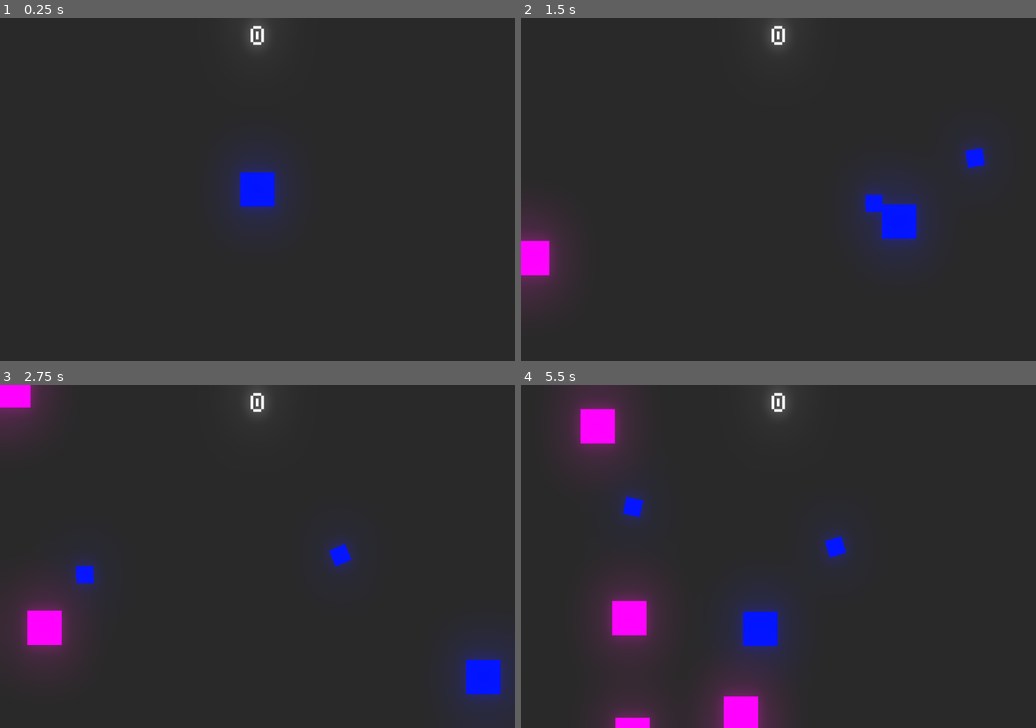
Above: before the commit, frames 1-4 (two rows, left to right).
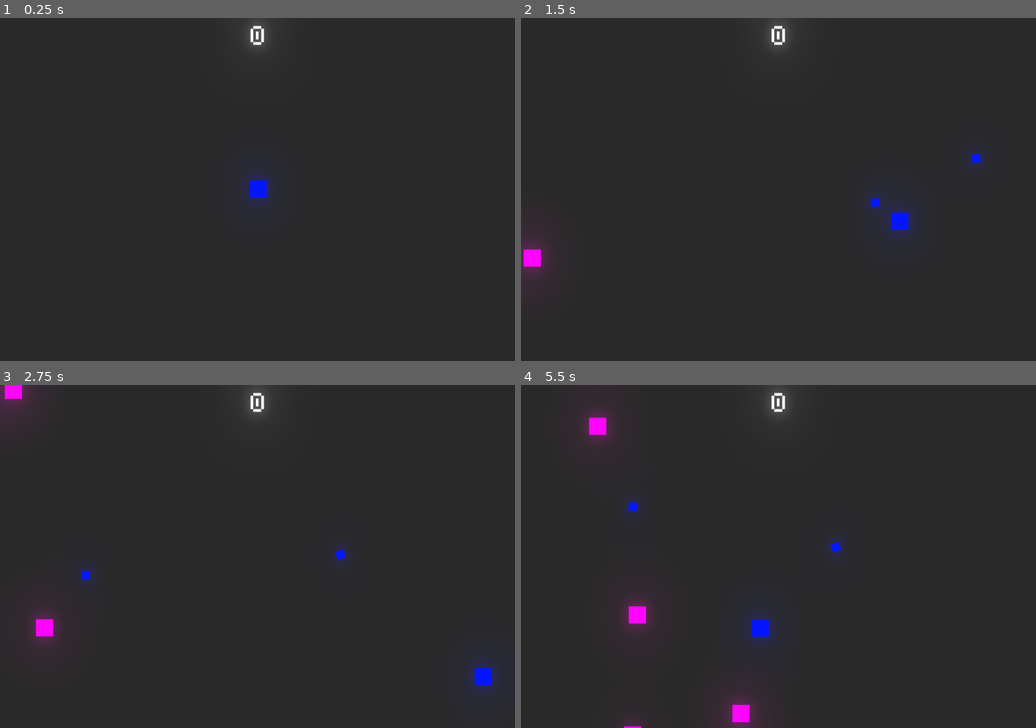
Above: after the commit, the same moments.

Repository: xinyer/game-WaveShoot
Game: Godot game, scene res://Arena.tscn
Same seed, same stepped clock (60 frames per second), same inputs: the game is played once before the commit and once after it.
Inputs (mouse positions are in pixels of both pictures, inside the frame that each line leads up to):
- Up to frame 1 (0.25 s): no input
- Up to frame 2 (1.5 s): tap Enter at 0.5 s; move the mouse to (891, 172) at 0.52 s; hold Right (ui_right) 0.53-1.28 s; click (891, 172) at 0.6 s; move the mouse to (675, 206) at 1.27 s; hold Down (ui_down) from 1.28 s (still down); click (675, 206) at 1.35 s
- Up to frame 3 (2.75 s): move the mouse to (309, 481) at 2.02 s; release Down (ui_down) at 2.03 s; hold Right (ui_right) from 2.03 s (still down); click (309, 481) at 2.1 s
- Up to frame 4 (5.5 s): move the mouse to (752, 625) at 2.77 s; release Right (ui_right) at 2.78 s; hold Up (ui_up) 2.78-3.53 s; click (752, 625) at 2.85 s; move the mouse to (933, 607) at 3.52 s; hold Left (ui_left) 3.53-5.03 s; click (933, 607) at 3.6 s; move the mouse to (624, 505) at 4.27 s; click (624, 505) at 4.35 s; move the mouse to (804, 556) at 5.02 s; hold Down (ui_down) from 5.03 s (still down); click (804, 556) at 5.1 s

The runs differ from the first frame. In frame 1, 1.0% of the frame differs, in the area x 45-55%, y 42-58%; in frame 2, 2.3%; in frame 3, 3.0%; in frame 4, 4.8%, in the area x 10-64%, y 4-100%.

Commit message:
screen shake if enemy die

Diff:
--- a/Arena.gd
+++ b/Arena.gd
@@ -7,6 +7,7 @@
 
 func _ready():
 	Global.node_creation_parent = self
+	Global.score = 0
 	window_size = get_viewport_rect().size
 	pass
 
--- a/Arena.tscn
+++ b/Arena.tscn
@@ -1,9 +1,10 @@
-[gd_scene load_steps=7 format=2]
+[gd_scene load_steps=8 format=2]
 
 [ext_resource path="res://Player.tscn" type="PackedScene" id=1]
 [ext_resource path="res://Arena.gd" type="Script" id=2]
 [ext_resource path="res://assets/dogicapixel.ttf" type="DynamicFontData" id=3]
 [ext_resource path="res://ScoreLabel.gd" type="Script" id=4]
+[ext_resource path="res://Camera2D.gd" type="Script" id=5]
 
 [sub_resource type="Environment" id=1]
 background_mode = 4
@@ -21,6 +22,7 @@
 script = ExtResource( 2 )
 
 [node name="Player" parent="." instance=ExtResource( 1 )]
+position = Vector2( 481.498, 318.502 )
 
 [node name="WorldEnvironment" type="WorldEnvironment" parent="."]
 environment = SubResource( 1 )
@@ -28,7 +30,10 @@
 [node name="EnemySpawnTimer" type="Timer" parent="."]
 autostart = true
 
-[node name="ScoreLabel" type="Label" parent="."]
+[node name="UI" type="Node2D" parent="."]
+z_index = 5
+
+[node name="ScoreLabel" type="Label" parent="UI"]
 margin_right = 960.0
 margin_bottom = 60.0
 custom_fonts/font = SubResource( 2 )
@@ -39,4 +44,14 @@
 __meta__ = {
 "_edit_use_anchors_": false
 }
+
+[node name="Camera2D" type="Camera2D" parent="."]
+anchor_mode = 0
+current = true
+editor_draw_limits = true
+script = ExtResource( 5 )
+
+[node name="ScreenShakeTimer" type="Timer" parent="Camera2D"]
+one_shot = true
 [connection signal="timeout" from="EnemySpawnTimer" to="." method="_on_EnemySpawnTimer_timeout"]
+[connection signal="timeout" from="Camera2D/ScreenShakeTimer" to="Camera2D" method="_on_ScreenShakeTimer_timeout"]
--- a/Bullet.tscn
+++ b/Bullet.tscn
@@ -8,7 +8,7 @@
 
 [node name="Bullet" type="Sprite"]
 modulate = Color( 0, 0.0627451, 1, 1 )
-scale = Vector2( 0.5, 0.5 )
+scale = Vector2( 0.25, 0.25 )
 texture = ExtResource( 1 )
 script = ExtResource( 2 )
 
--- /dev/null
+++ b/Camera2D.gd
@@ -0,0 +1,30 @@
+extends Camera2D
+
+var screen_shake_start = false
+var shake_indensity = 0
+
+func _ready():
+	Global.camera = self
+
+
+func _exit_tree():
+	Global.camera = null
+
+
+func _process(delta):
+	zoom = lerp(zoom, Vector2(1, 1), 0.3)
+	if screen_shake_start:
+		global_position += Vector2(rand_range(-shake_indensity, shake_indensity), rand_range(-shake_indensity, shake_indensity)) * delta
+		print(global_position)
+
+
+func screen_shake(indensity, time):
+	zoom = Vector2(1, 1) - Vector2(0.05, 0.05)
+	shake_indensity = indensity
+	$ScreenShakeTimer.wait_time = time
+	$ScreenShakeTimer.start()
+	screen_shake_start = true
+
+
+func _on_ScreenShakeTimer_timeout():
+	screen_shake_start = false
--- a/Enemy.gd
+++ b/Enemy.gd
@@ -18,10 +18,16 @@
 	global_position += velocity * SPEED * delta
 
 	if hp == 0:
+		# screen shake
+		if Global.camera != null:
+			Global.camera.screen_shake(20, 0.2)
+		# score plus
 		Global.score += 10
+		# create blood
 		if Global.node_creation_parent != null:
 			var blood_node = Global.instance_node(blood, global_position, Global.node_creation_parent)
 			blood_node.rotation = velocity.angle()
+		# free
 		queue_free()
 
 
--- a/Enemy.tscn
+++ b/Enemy.tscn
@@ -8,6 +8,7 @@
 
 [node name="Enemy" type="Sprite"]
 modulate = Color( 1, 0, 0.858824, 1 )
+scale = Vector2( 0.5, 0.5 )
 texture = ExtResource( 1 )
 script = ExtResource( 2 )
 
--- a/Global.gd
+++ b/Global.gd
@@ -3,6 +3,7 @@
 var node_creation_parent = null
 var player = null
 var score = 0
+var camera = null
 
 func instance_node(node, location, parent):
 	var node_instance = node.instance()
--- a/Player.tscn
+++ b/Player.tscn
@@ -9,6 +9,7 @@
 [node name="Player" type="Sprite"]
 modulate = Color( 0, 0.0625, 1, 1 )
 position = Vector2( 480, 320 )
+scale = Vector2( 0.5, 0.5 )
 texture = ExtResource( 1 )
 script = ExtResource( 2 )
 
--- a/project.godot
+++ b/project.godot
@@ -17,6 +17,7 @@
 
 config/name="Wave Shoot"
 run/main_scene="res://Arena.tscn"
+boot_splash/bg_color=Color( 0, 0, 0, 1 )
 config/icon="res://icon.png"
 
 [autoload]
@@ -30,7 +31,6 @@
 window/size/resizable=false
 window/size/test_width=960
 window/size/test_height=640
-window/stretch/aspect="keep"
 
 [input]
 
